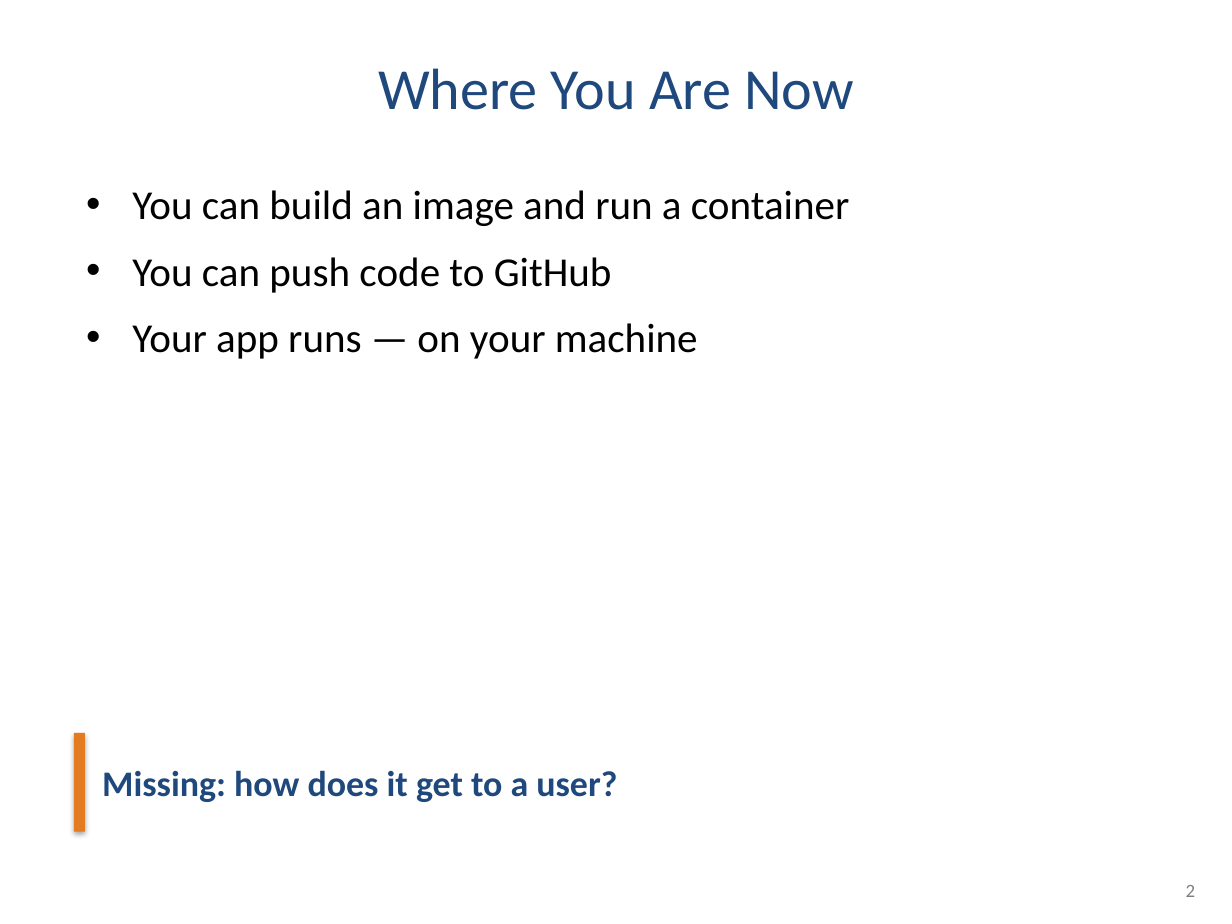
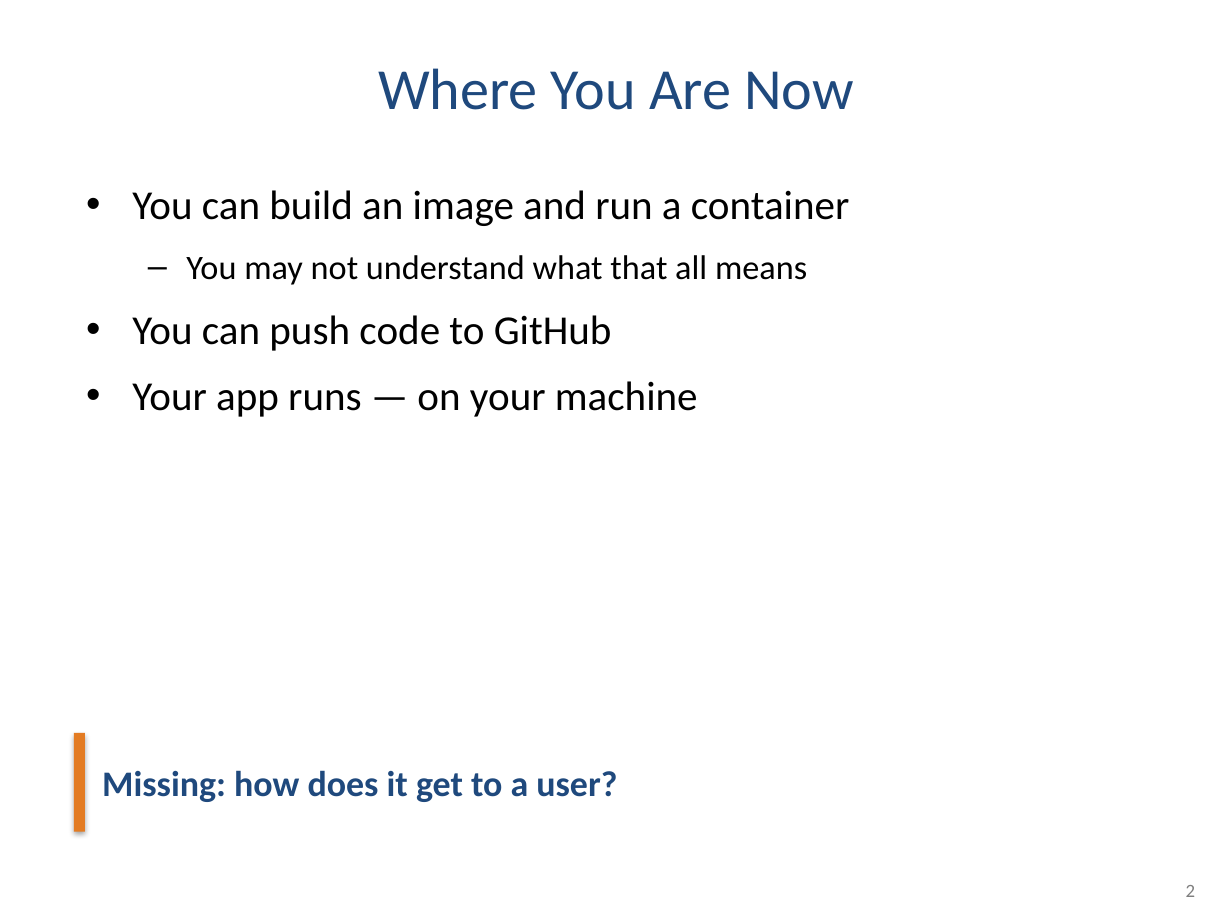
Before and after one commit to quinnsnell/ml-capstone-platform, a slide deck: slide 3 of slides/Lecture2_CICD_IaC_v3.pptx (slide 2 before the commit). Drawn at 1232x924 pixels with LibreOffice and Linux fonts; fonts in the diff are those of the drawing. Boxes give left, top, right and bottom in pixels: in the first picture for what was removed or moved away, otherwise in the second. Text is boxed around its words. In the diff, an @@ line names an element or a change of style, - is before the commit and + after.

```diff
--- a/slides/Lecture2_CICD_IaC_v3.pptx
+++ b/slides/Lecture2_CICD_IaC_v3.pptx
@@ text at (186,255,807,285): paragraph added @@
+  – You may not understand what that all means
```
Also in this commit, not shown: 2 other slides changed, 1 slide added, 1 slide removed, 2 other files.
